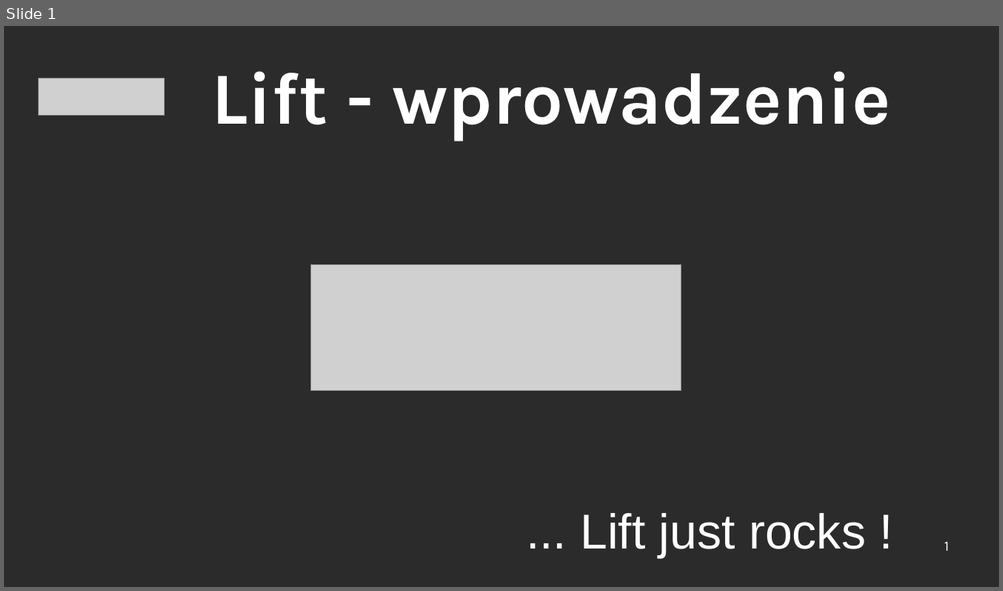
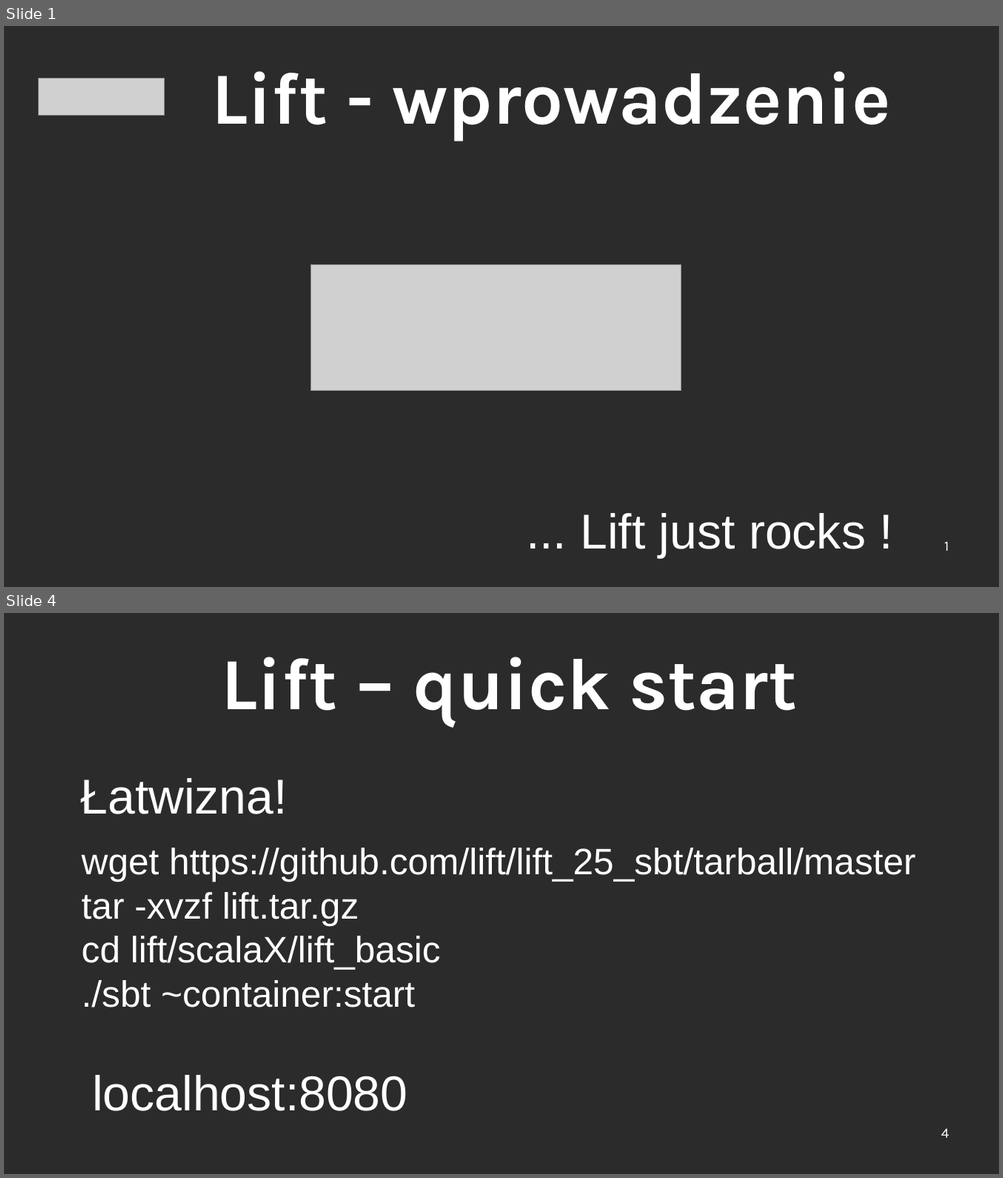
Before and after one commit to ScalaConsultants/lift-rest-demo, a slide deck: doc/lift-demo.odp. Shown one above the other, each under a label of ours: slide 1 before the commit, slides 1 and 4 after it; the slides between them are not shown. The pictures are 1003x591 and 1003x1178 pixels, drawn with LibreOffice and Linux fonts; fonts in the diff are those of the drawing; grey boxes stand for pictures; background and template pictures are left out; a plain dark background stands for a picture behind light text. Boxes give left, top, right and bottom in pixels: in the first picture for what was removed or moved away, otherwise in the second. Text is boxed around its words. In the diff, an @@ line names an element or a change of style, - is before the commit and + after.

Commit message:
new presentation

```diff
--- a/doc/lift-demo.odp
+++ b/doc/lift-demo.odp
@@ slide 4 added at [4,613,999,1174], background picture (left out) @@
@@ title added at [221,657,797,726], 72 pt, text #FFFFFF, bold @@
+Lift – quick start
@@ text added at [80,778,287,814], 48 pt, text #FFFFFF @@
+Łatwizna!
@@ text added at [82,848,915,1007], 36 pt, text #FFFFFF @@
+wget https://github.com/lift/lift_25_sbt/tarball/master
+tar -xvzf lift.tar.gz
+cd lift/scalaX/lift_basic
+./sbt ~container:start
@@ text added at [92,1075,407,1111], 48 pt, text #FFFFFF @@
+localhost:8080
@@ page number added at [941,1128,949,1138], 14 pt, text #FFFFFF @@
+4
```
Also in this commit, not shown: 8 other slides added, 9 slides removed.
